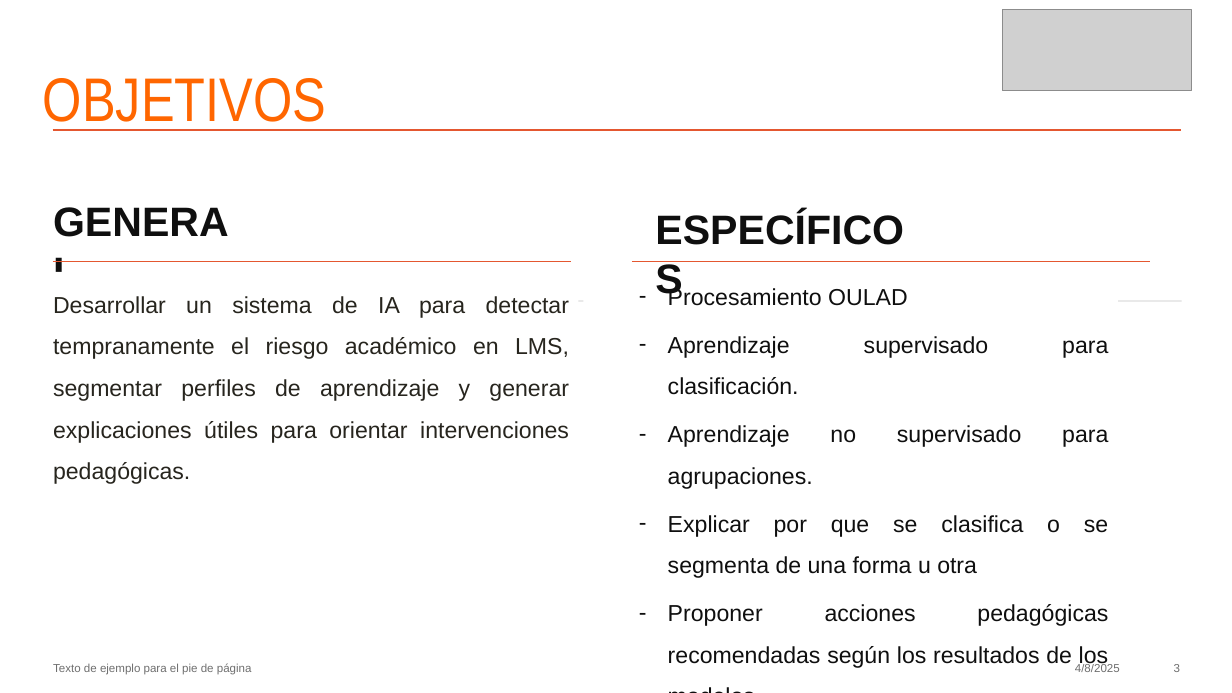
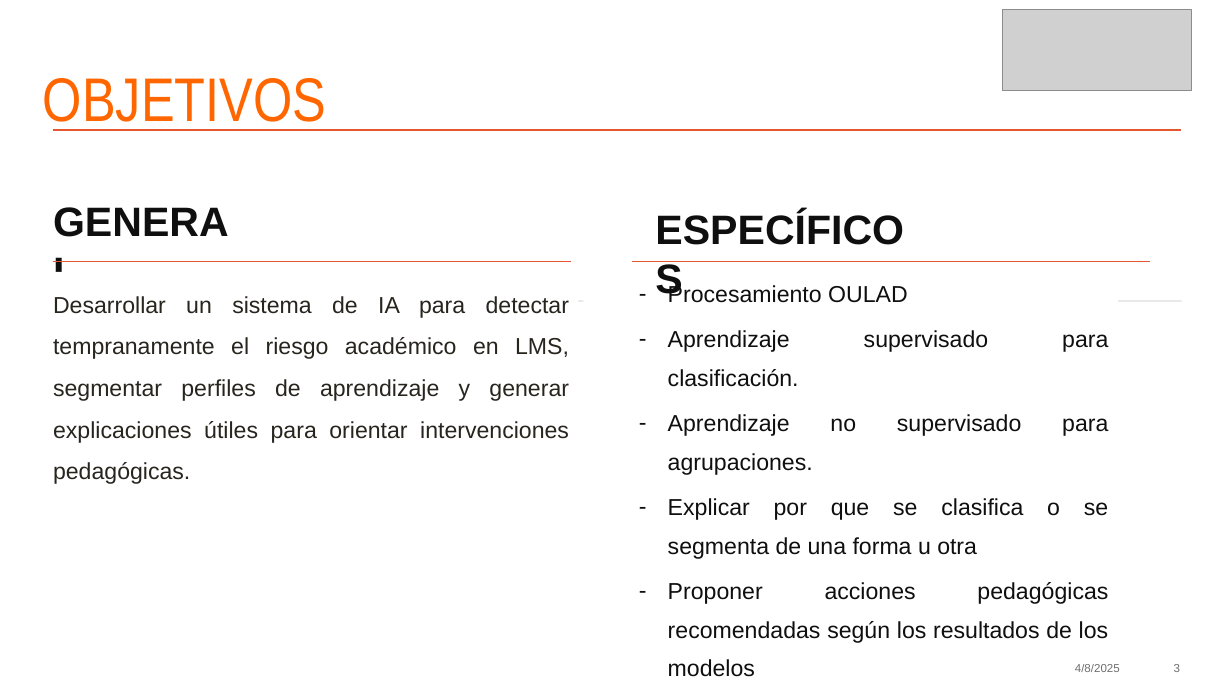
Before and after one commit to MichaeLaudrup/Artificial_Intelligence_Msc, a slide deck: slide 3 of TFM_education_ai_analytics/docs/Presentacion.pptx. Drawn at 1232x693 pixels with LibreOffice and Linux fonts; fonts in the diff are those of the drawing; grey boxes stand for pictures. Boxes give left, top, right and bottom in pixels: in the first picture for what was removed or moved away, otherwise in the second. Text is boxed around its words. In the diff, an @@ line names an element or a change of style, - is before the commit and + after.

```diff
--- a/TFM_education_ai_analytics/docs/Presentacion.pptx
+++ b/TFM_education_ai_analytics/docs/Presentacion.pptx
@@ text "Procesamiento OULAD" at <box>668,283,1109,643</box>: line spacing 1.2 to 1.1; line spacing 1.5 to 1.4 @@
@@ text removed at <box>53,663,252,675</box> @@
-Texto de ejemplo para el pie de página
```
Also in this commit, not shown: 25 other slides changed, 5 other files.
